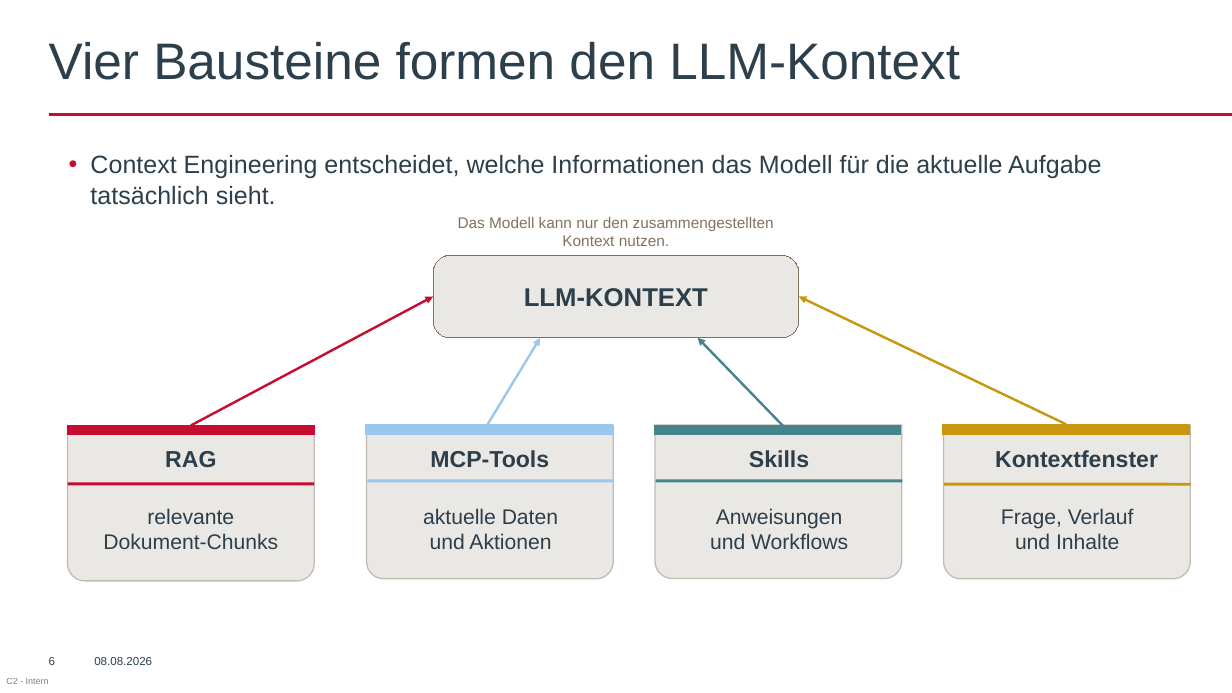
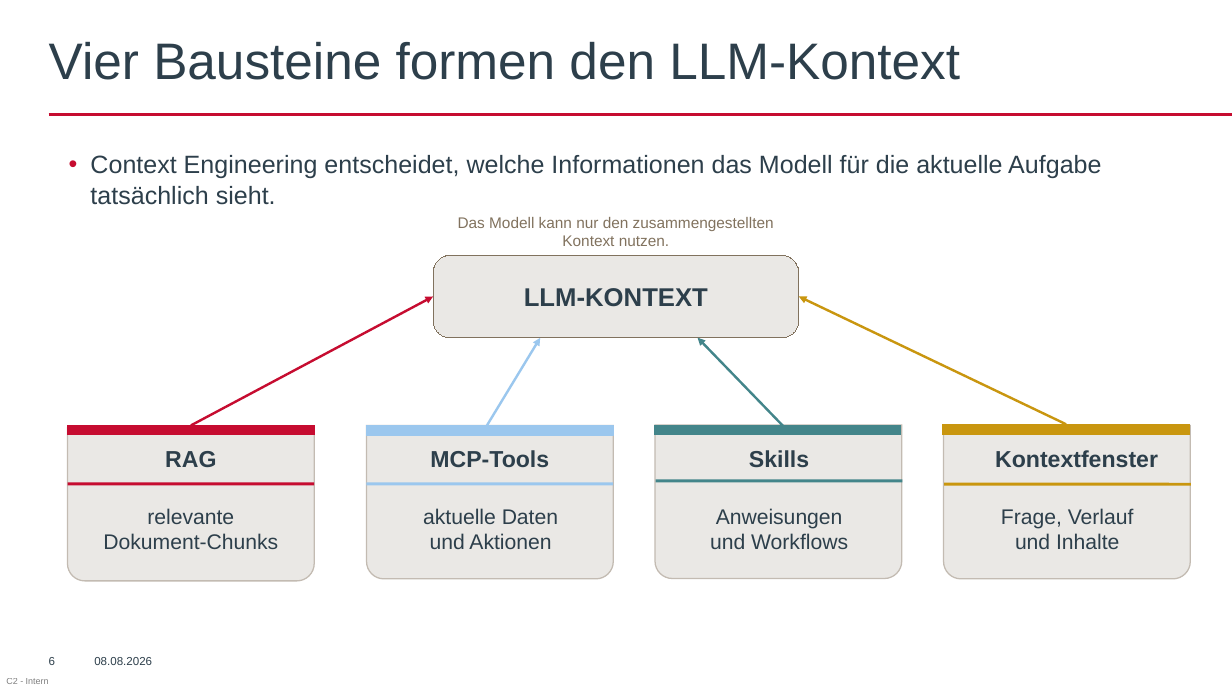
Before and after one commit to AkrosAG/RAG-Workshop, a slide deck: slide 6 of RAG_Workshop.pptx. Drawn at 1232x693 pixels with LibreOffice and Linux fonts; fonts in the diff are those of the drawing; background and template pictures are left out. Boxes give left, top, right and bottom in pixels: in the first picture for what was removed or moved away, otherwise in the second. Text is boxed around its words. In the diff, an @@ line names an element or a change of style, - is before the commit and + after.

```diff
--- a/RAG_Workshop.pptx
+++ b/RAG_Workshop.pptx
@@ rectangle at bbox=[367, 425, 614, 435]: outline #9BC7EE 0 pt to #9BC7EE 1 pt @@
@@ line moved from (368, 481) - (615, 481) to (367, 484) - (614, 484) @@
```
Also in this commit, not shown: 1 other slide changed.
